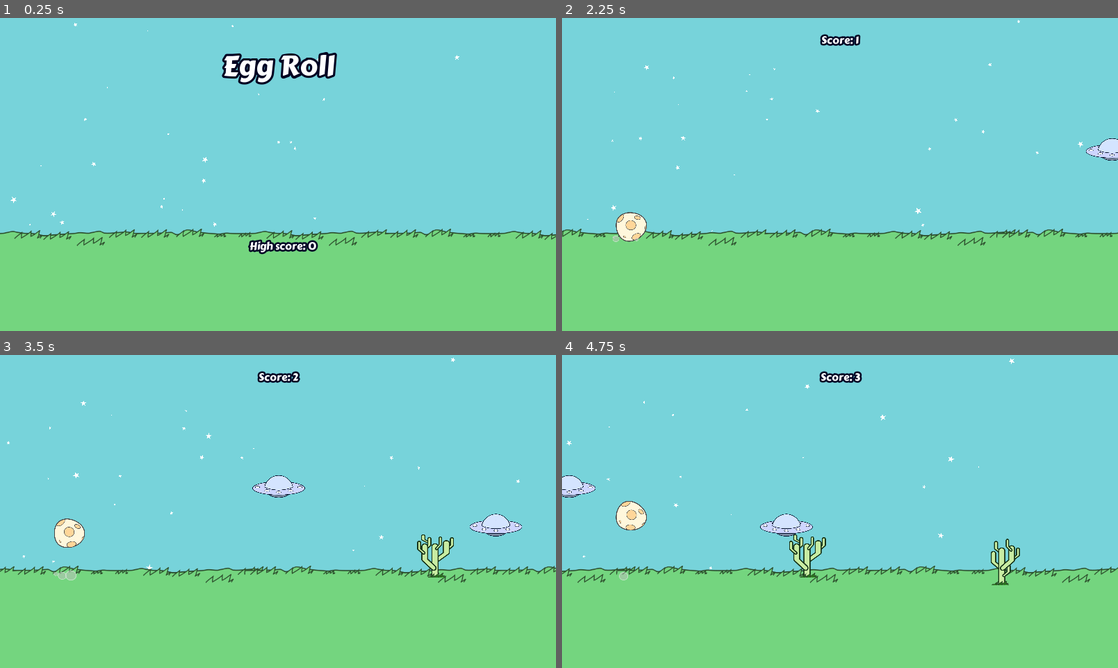
Above: before the commit, frames 1-4 (two rows, left to right).
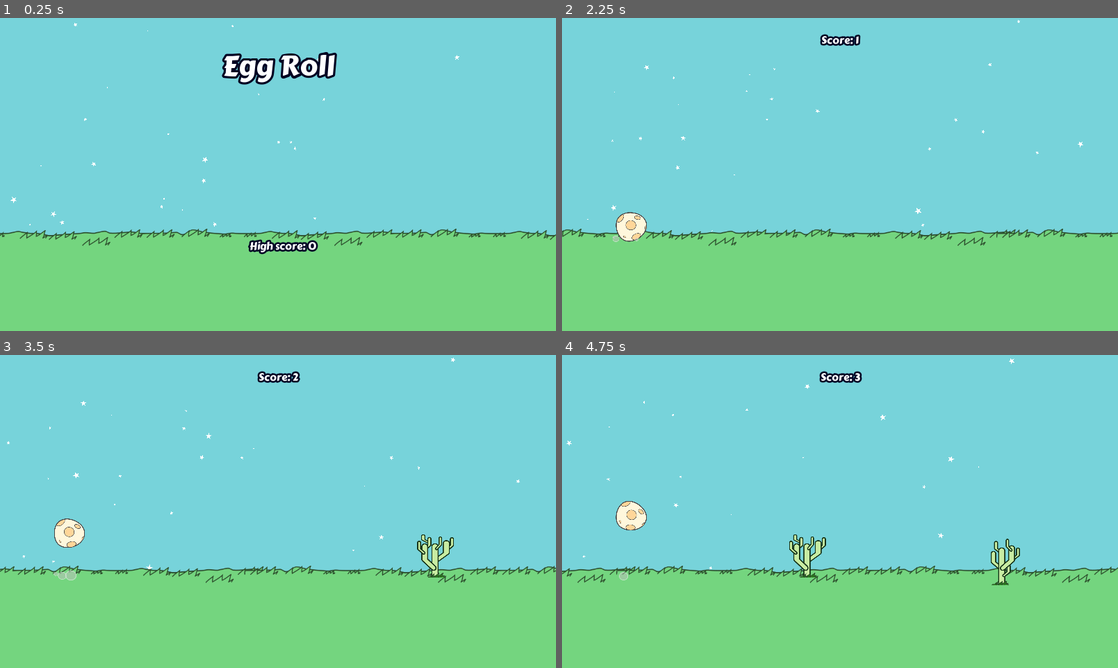
Above: after the commit, the same moments.

Repository: deutandev/Godot-Egg-Roll
Game: Godot game, scene res://src/UI/title.tscn
The game is run twice, just before and just after one commit, with the same random seed, the same clock (stepped at 60 frames per second) and the same inputs.
Inputs:
- Up to frame 1 (0.25 s): no input
- Up to frame 2 (2.25 s): tap Space (jump) at 0.77, 1.52 s
- Up to frame 3 (3.5 s): tap Space (jump) at 3.02 s
- Up to frame 4 (4.75 s): tap Space (jump) at 3.77, 4.52 s

The runs differ from the first frame. In frame 1, 1.4% of the frame differs, in the area x 0-100%, y 67-73%; in frame 2, 0.3%; in frame 3, 0.8%; in frame 4, 0.7%.

Commit message:
Change speed variables

Diff:
--- a/src/Global/Global.gd
+++ b/src/Global/Global.gd
@@ -2,4 +2,4 @@
 
 var current_score = 0
 var high_score = 0
-var obs_speed = 350
+var obs_speed = 300
--- a/src/Main/UFOspawner.tscn
+++ b/src/Main/UFOspawner.tscn
@@ -6,5 +6,6 @@
 script = ExtResource( 1 )
 
 [node name="SpawnTimer" type="Timer" parent="."]
+wait_time = 50.0
 autostart = true
 [connection signal="timeout" from="SpawnTimer" to="." method="_on_SpawnTimer_timeout"]
--- a/src/Obstacles/Obstacle.gd
+++ b/src/Obstacles/Obstacle.gd
@@ -3,8 +3,8 @@
 
 func _process(delta):
 	position.x -= Global.obs_speed * delta
-	if Global.current_score % 50 == 0:
-		Global.obs_speed += 0.5
+	if Global.current_score % 60 == 0:
+		Global.obs_speed += 0.3
 
 
 func _on_VisibilityNotifier2D_viewport_exited(viewport):
